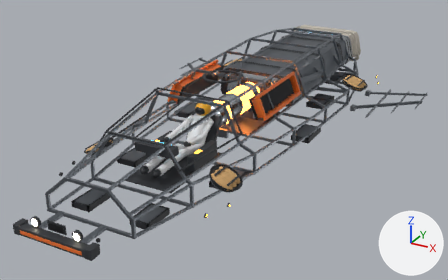
An edit to the FBX model SourceArt/TestShips/modules/bastion_skeleton.fbx, drawn before and after from the same camera.
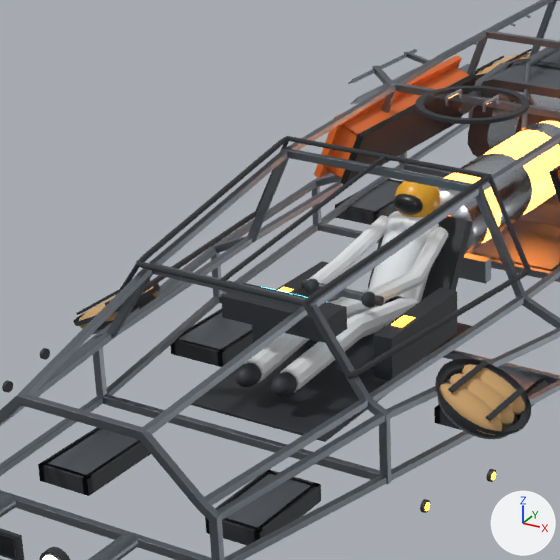
Each version appears first whole from a 50 mm camera at (3.52, -6.79, 3.41) aimed at (-0.03, -0.35, 0.19), and next in a close-up on the part from 13% to 56% of the width and 14% to 84% of the height. Arrows for +X, +Y and +Z are at lower right; the lights stay in place. The older version's two pictures come first. Vertices at exactly the same position are counted once.

The older version as bpy lines, for what is in view:
```python
me_airbags_001 = bpy.data.meshes.new('Airbags.001')
me_airbags_001.from_pydata(...)  # 4984 vertices, 4936 faces; spans x -1.19..1.19, y -2.03..1.95, z 0.4..0.61
# faces by material slot: [1328, 648, 2960]
me_airbags_001.materials.append(mat_bastion_graphite)  # dark grey #2b2e33
me_airbags_001.materials.append(mat_bastion_metal)  # grey #7e848b
me_airbags_001.materials.append(mat_bastion_fabric_tan)  # orange #c9a06a
me_engine = bpy.data.meshes.new('Engine')
me_engine.from_pydata(...)  # 1810 vertices, 1418 faces; spans x -0.6..0.6, y 0.44..3.33, z 0.43..0.89
# faces by material slot: [264, 290, 672, 96, 96]
me_engine.materials.append(mat_bastion_metal)  # grey #7e848b
me_engine.materials.append(mat_bastion_graphite)  # dark grey #2b2e33
me_engine.materials.append(mat_bastion_metal_bright)  # light grey #c2c7cc
me_engine.materials.append(mat_bastion_emit_plasma)  # cyan #8fdfff, glowing cyan #8fdfff
me_engine.materials.append(mat_bastion_ceramic)  # grey #bdb6aa
me_pilot = bpy.data.meshes.new('Pilot')
me_pilot.from_pydata(...)  # 1178 vertices, 1234 faces; spans x -0.204..0.204, y -2.07..-0.815, z 0.376..0.895
# faces by material slot: [274, 160, 160, 640]
me_pilot.materials.append(mat_bastion_paint_white)  # white #eef0f2
me_pilot.materials.append(mat_bastion_paint_yellow)  # orange #e9a720
me_pilot.materials.append(mat_bastion_black)  # black #101113
me_pilot.materials.append(mat_bastion_graphite)  # dark grey #2b2e33
ob_airbags_001 = bpy.data.objects.new('Airbags.001', me_airbags_001)
ob_airbags_001.location = (0.0, 0.0, 0.0)
ob_engine = bpy.data.objects.new('Engine', me_engine)
ob_engine.location = (0.0, 0.0, 0.0)
ob_pilot = bpy.data.objects.new('Pilot', me_pilot)
ob_pilot.location = (0.0, 0.0, 0.0)
# also in view: 'Canopy_Frame' at (0.0, -1.7, 0.88); 'Crash_Bumper' at (0.0, -3.31, 0.44); 'Reactor_Core' at (0.0, 1.0, 0.64); 'Wing_Structure_L' at (-1.57, 1.61, 0.35); 'Frames' at (0.0, -0.12, 0.68)
```
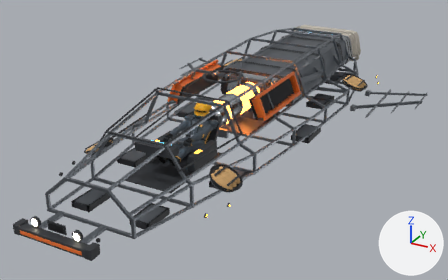
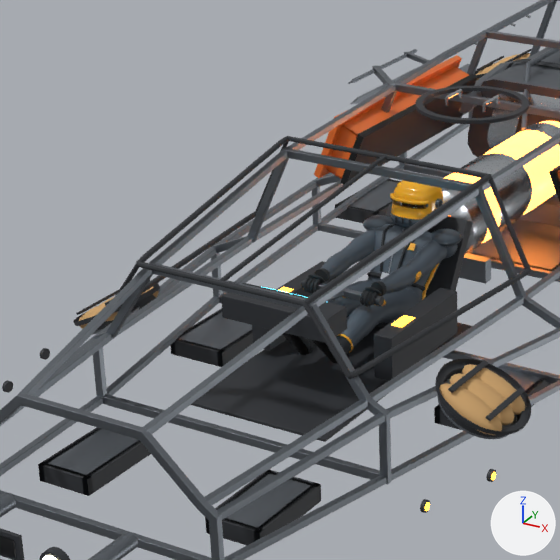
Location of each change, (x1, y1, x2, y2) in pixels of the close-ups (560 x 560 px):
'Pilot', reshaped, recoloured (15% narrower, 15% shorter)
    before: (235, 181, 448, 397)
    after: (282, 180, 462, 363)
part 1 of me_pilot, added
    after: (363, 215, 394, 230)
part 2 of me_pilot, added (mostly hidden)
    after: (446, 244, 458, 258)
part 3 of me_pilot, added
    after: (431, 229, 462, 247)
part 4 of me_pilot, rebuilt
    before: (395, 181, 441, 217)
    after: (391, 180, 443, 227)
part 5 of me_pilot, rebuilt
    before: (368, 219, 431, 303)
    after: (368, 224, 441, 298)
part 6 of me_pilot, rebuilt
    before: (280, 297, 418, 392)
    after: (340, 288, 422, 347)
part 7 of me_pilot, rebuilt
    before: (244, 290, 386, 383)
    after: (328, 280, 376, 316)
part 8 of me_pilot, rebuilt
    before: (308, 215, 388, 284)
    after: (321, 227, 376, 280)
part 9 of me_pilot, rebuilt
    before: (366, 227, 448, 307)
    after: (380, 240, 447, 294)
part 10 of me_pilot, deleted
    before: (271, 372, 297, 397)
part 11 of me_pilot, deleted
    before: (235, 363, 261, 387)
part 12 of me_pilot, reshaped
    before: (305, 194, 439, 308)
    after: (282, 193, 439, 363)

Patch to the scene script:
```diff
--- a/SourceArt/TestShips/modules/bastion_skeleton.fbx.py
+++ b/SourceArt/TestShips/modules/bastion_skeleton.fbx.py
@@ me_pilot @@
-me_pilot.from_pydata(...)  # 1178 vertices, 1234 faces; spans x -0.204..0.204, y -2.07..-0.815, z 0.376..0.895
-me_pilot.materials.append(mat_bastion_paint_white)  # white #eef0f2
-me_pilot.materials.append(mat_bastion_paint_yellow)  # orange #e9a720
-me_pilot.materials.append(mat_bastion_black)  # black #101113
-me_pilot.materials.append(mat_bastion_graphite)  # dark grey #2b2e33
+me_pilot.from_pydata(...)  # 7508 vertices, 7285 faces; spans x -0.225..0.225, y -1.789..-0.805, z 0.333..0.896
+# me_pilot part 1: a new loose piece, a UV sphere (16 segments, 8 rings, poles along z) spanning x -0.225..-0.089, y -1.029..-0.888, z 0.651..0.707, in mat_bastion_pilot_helmet2 (dark blue #3b4650)
+# me_pilot part 2: a new loose piece, a UV sphere (16 segments, 10 rings, poles along z) spanning x 0.089..0.206, y -1.015..-0.902, z 0.59..0.698, in mat_bastion_pilot_suit (greyish blue #4a5560)
+# me_pilot part 3: a new loose piece, a UV sphere (16 segments, 8 rings, poles along z) spanning x 0.089..0.225, y -1.029..-0.888, z 0.651..0.707, in mat_bastion_pilot_helmet2 (dark blue #3b4650)
+# me_pilot part 4: the loose piece of 146 vertices spanning x -0.095..0.095, y -1.005..-0.815, z 0.705..0.895 is rebuilt with 1071 vertices and now spans x -0.095..0.095, y -1.028..-0.805, z 0.706..0.896
+# me_pilot part 5: the loose piece of 36 vertices spanning x -0.11..0.11, y -1.2..-0.848, z 0.377..0.751 is rebuilt with 644 vertices and now spans x -0.167..0.167, y -1.191..-0.885, z 0.362..0.713
+# me_pilot part 6: the loose piece of 30 vertices spanning x 0.033..0.137, y -1.984..-1.111, z 0.376..0.545 is rebuilt with 432 vertices and now spans x -0.021..0.141, y -1.654..-1.062, z 0.333..0.557, in mat_bastion_pilot_suit (greyish blue #4a5560)
+# me_pilot part 7: the loose piece of 30 vertices spanning x -0.137..-0.033, y -1.984..-1.111, z 0.376..0.545 is rebuilt with 432 vertices and now spans x -0.141..0.021, y -1.654..-1.062, z 0.333..0.557, in mat_bastion_pilot_suit (greyish blue #4a5560)
+# me_pilot part 8: the loose piece of 30 vertices spanning x -0.204..-0.096, y -1.495..-0.938, z 0.568..0.721 is rebuilt with 432 vertices and now spans x -0.193..-0.086, y -1.436..-0.939, z 0.58..0.697, in mat_bastion_pilot_suit (greyish blue #4a5560)
+# me_pilot part 9: the loose piece of 30 vertices spanning x 0.096..0.204, y -1.495..-0.938, z 0.568..0.721 is rebuilt with 432 vertices and now spans x 0.086..0.193, y -1.436..-0.939, z 0.58..0.697, in mat_bastion_pilot_suit (greyish blue #4a5560)
+# me_pilot part 10: the loose piece of 146 vertices spanning x 0.037..0.123, y -2.07..-1.95, z 0.417..0.503 is deleted
+# me_pilot part 11: the loose piece of 146 vertices spanning x -0.123..-0.037, y -2.07..-1.95, z 0.417..0.503 is deleted
+# me_pilot part 12: 584 vertices removed from x -0.161..0.161, y -1.531..-0.878, z 0.579..0.849; 2787 vertices added at x -0.194..0.194, y -1.789..-0.82, z 0.402..0.832
+# other edits to the shape of me_pilot do not show in these pictures
+me_pilot.materials.append(mat_bastion_pilot_suit)  # greyish blue #4a5560
+me_pilot.materials.append(mat_bastion_pilot_under)  # black #202428
+me_pilot.materials.append(mat_bastion_pilot_trim)  # orange #e9a720
+me_pilot.materials.append(mat_bastion_pilot_metal)  # light grey #b9bec4
+me_pilot.materials.append(mat_bastion_pilot_skin)  # brown #6a432e
+me_pilot.materials.append(mat_bastion_pilot_eyewhite)  # white #ede8e2
+me_pilot.materials.append(mat_bastion_pilot_eye)  # black #16120f
+me_pilot.materials.append(mat_bastion_pilot_brow)  # black #1c130e
+me_pilot.materials.append(mat_bastion_pilot_helmet2)  # dark blue #3b4650
+me_pilot.materials.append(mat_bastion_pilot_helmet)  # orange #e9a720
+me_pilot.materials.append(mat_bastion_pilot_visor)  # black #141414
```
